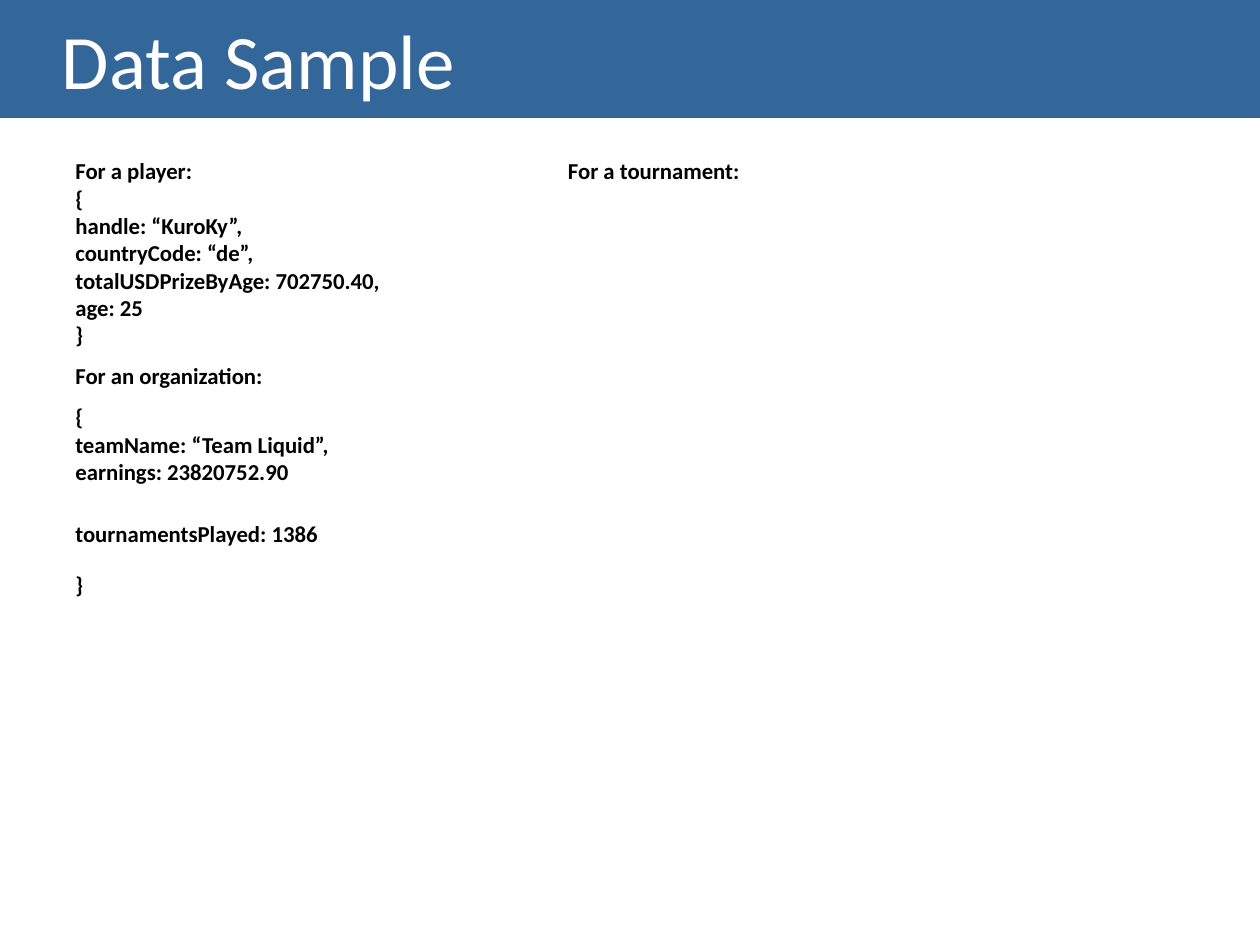
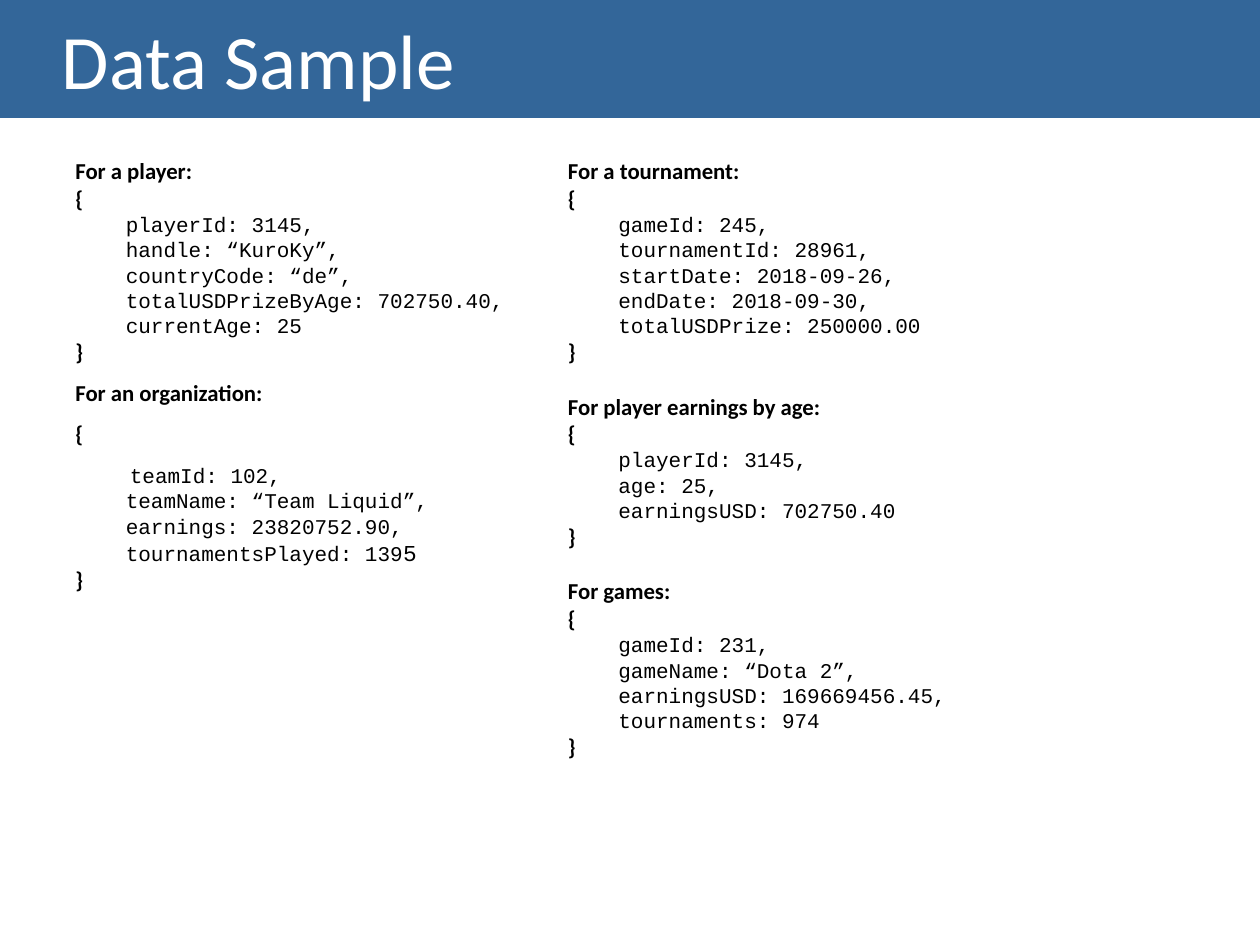
Before and after one commit to lucasrafael98/IV1819-esports, a slide deck: slide 12 of Documentation/Checkpoint I - Presentation.pptx. Drawn at 1260x945 pixels with LibreOffice and Linux fonts; fonts in the diff are those of the drawing. Boxes give left, top, right and bottom in pixels: in the first picture for what was removed or moved away, otherwise in the second. Text is boxed around its words. In the diff, an @@ line names an element or a change of style, - is before the commit and + after.

```diff
--- a/Documentation/Checkpoint I - Presentation.pptx
+++ b/Documentation/Checkpoint I - Presentation.pptx
@@ text at [126, 217, 315, 237]: paragraph added @@
+playerId: 3145,
@@ text at [568, 217, 946, 729]: paragraphs added @@
+{
+gameId: 245,
+tournamentId: 28961,
+startDate: 2018-09-26,
+endDate: 2018-09-30,
+totalUSDPrize: 250000.00
+}
+For player earnings by age:
+{
+playerId: 3145,
+age: 25,
+earningsUSD: 702750.40
+}
+For games:
+{
+gameId: 231,
+gameName: “Dota 2”,
+earningsUSD: 169669456.45,
+tournaments: 974
+}
@@ text at [126, 242, 504, 513]: size 13 to 12 pt, font Calibri to Courier New, bold off in "handle: “KuroKy”,", "countryCode: “de”,", "totalUSDPrizeByAge: 702750.40,", "teamName: “Team Liquid”,"; line spacing 1.5 to 1 @@
@@ text at [126, 319, 302, 338]: text changed; size 13 to 12 pt; font Calibri to Courier New; bold off @@
-age: 25
+currentAge: 25
@@ text at [130, 468, 281, 487]: paragraph added @@
+teamId: 102,
@@ text at [126, 519, 403, 566]: text changed; size 13 to 12 pt; font Calibri to Courier New; bold off @@
-earnings: 23820752.90
-tournamentsPlayed: 1386
+earnings: 23820752.90,
+tournamentsPlayed: 1395
```
Also in this commit, not shown: 4 other slides changed, 1 slide added, 1 slide removed, 1 other file.
